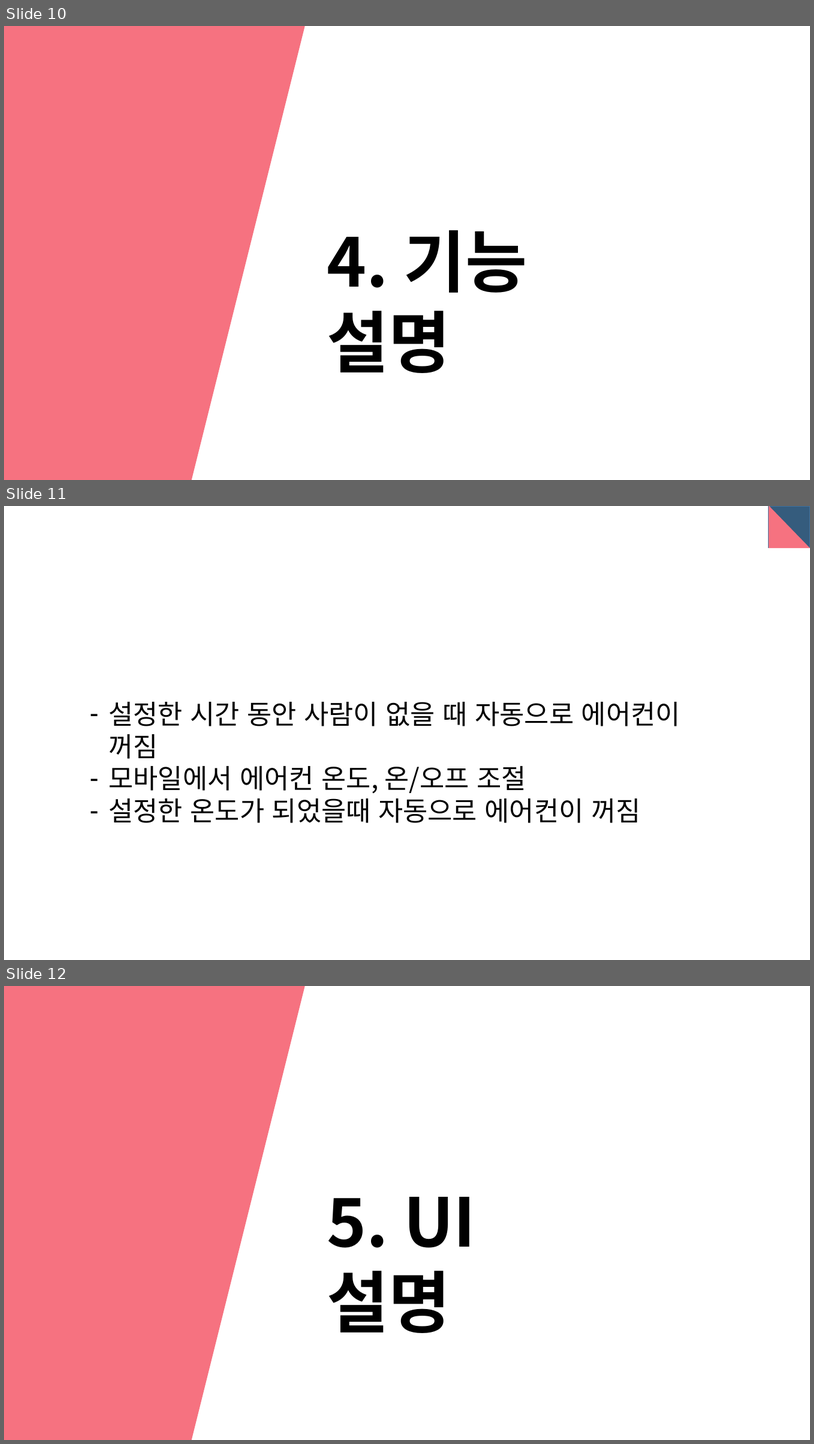
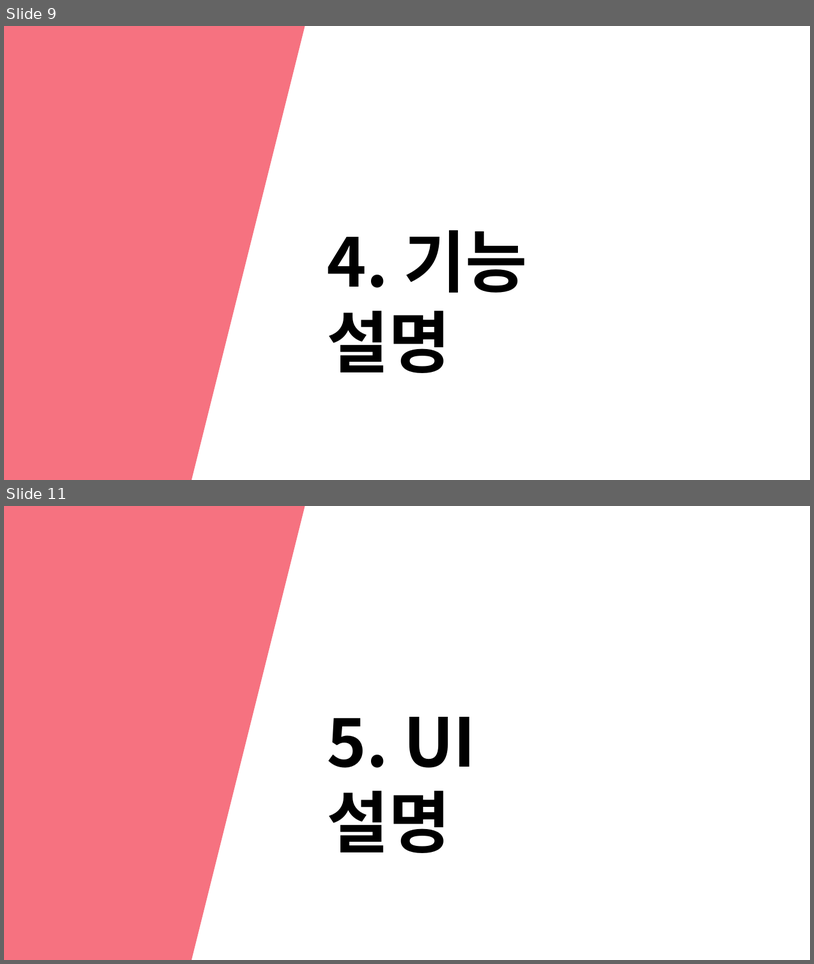
Before and after one commit to dgsw-2019-hackathon/J_B_H_AirConditioner, a slide deck: pptFile/ppt.pptx. Shown one above the other, each under a label of ours: slides 10, 11 and 12 before the commit, slides 9 and 11 after it; the slides between them are not shown. The pictures are 814x1444 and 814x964 pixels, drawn with LibreOffice and Linux fonts; fonts in the diff are those of the drawing. Boxes give left, top, right and bottom in pixels: in the first picture for what was removed or moved away, otherwise in the second. Text is boxed around its words. In the diff, an @@ line names an element or a change of style, - is before the commit and + after.

```diff
--- a/pptFile/ppt.pptx
+++ b/pptFile/ppt.pptx
@@ slide 11 removed at (4, 506, 810, 960), background #FFFFFF @@
@@ rectangle removed at (769, 506, 810, 547) @@
@@ right triangle removed at (769, 506, 810, 548) @@
@@ text removed at (108, 702, 681, 823) @@
-– 설정한 시간 동안 사람이 없을 때 자동으로 에어컨이 꺼짐
-– 모바일에서 에어컨 온도, 온/오프 조절
-– 설정한 온도가 되었을때 자동으로 에어컨이 꺼짐
@@ what was slide 10 is now slide 9 @@
@@ what was slide 12 is now slide 11 @@
```
Also in this commit, not shown: 7 slides changed, 2 slides added, 2 other slides removed.
